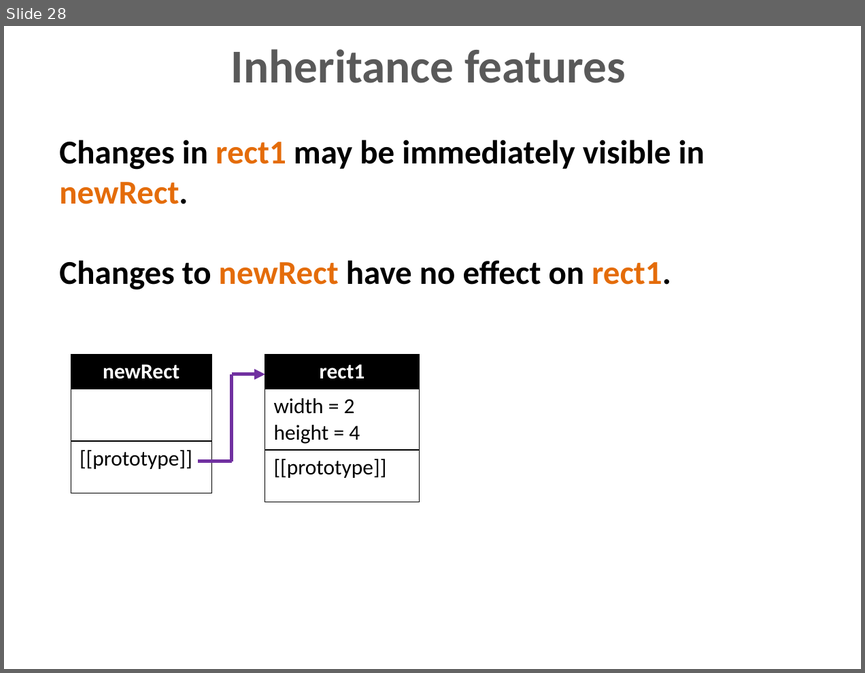
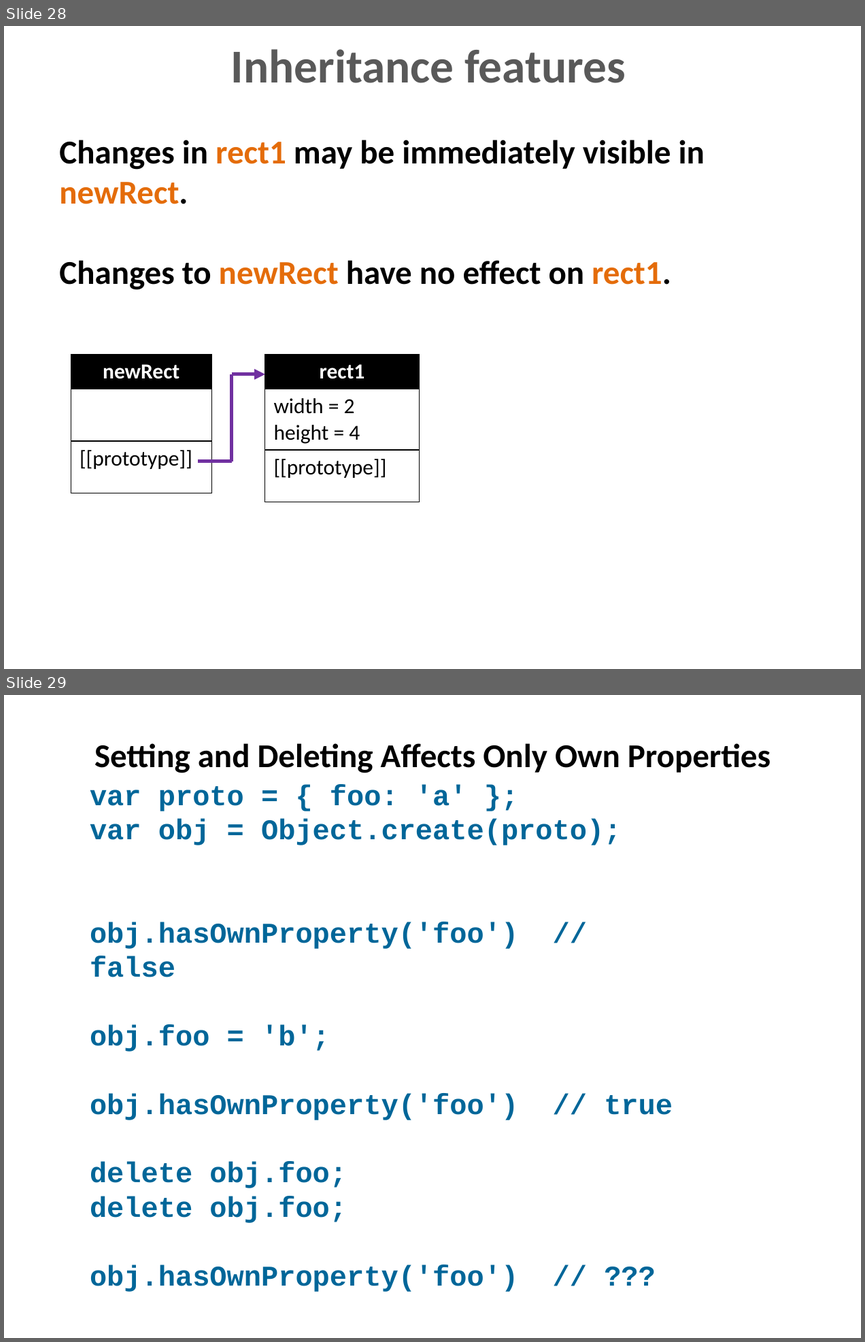
Before and after one commit to dzmitry-varabei/front-end-course, a slide deck: inheritance-in-javascript/Inheritance.pptx. Shown one above the other, each under a label of ours: slide 28 before the commit, slides 28 and 29 after it. The pictures are 865x673 and 865x1342 pixels, drawn with LibreOffice and Linux fonts; fonts in the diff are those of the drawing. Boxes give left, top, right and bottom in pixels: in the first picture for what was removed or moved away, otherwise in the second. Text is boxed around its words. In the diff, an @@ line names an element or a change of style, - is before the commit and + after.

```diff
--- a/inheritance-in-javascript/Inheritance.pptx
+++ b/inheritance-in-javascript/Inheritance.pptx
@@ slide 29 added at <box>4,695,861,1338</box>, background #FFFFFF @@
@@ title added at <box>94,743,770,773</box>, 28 pt, text #000000, bold @@
+Setting and Deleting Affects Only Own Properties
@@ text added at <box>90,784,672,1291</box>, 24 pt, text #006699, bold @@
+var proto = { foo: 'a' };
+var obj = Object.create(proto);
+obj.hasOwnProperty('foo') // false
+obj.foo = 'b';
+obj.hasOwnProperty('foo') // true
+delete obj.foo;
+delete obj.foo;
+obj.hasOwnProperty('foo') // ???
```
Also in this commit, not shown: 1 other slide added, 1 other file.
